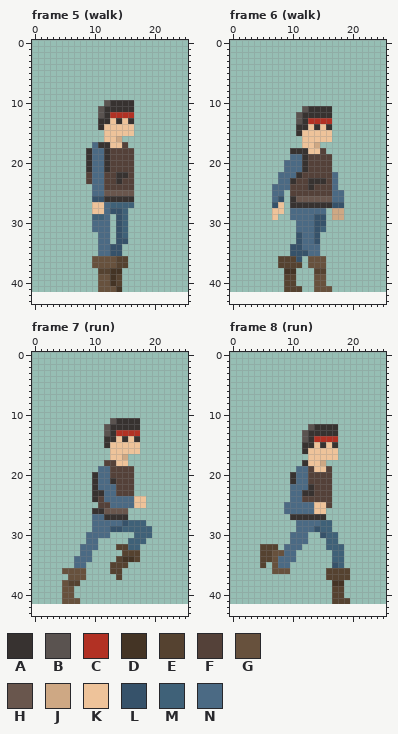
A pixel-art file gets an edit: assets/sprites/pc/male.aseprite. Above, as it was before the edit.
26x42 pixels, 34 frames. Colours within 5 levels of each other are drawn and written as one. Shown: frame 5 (walk), frame 6 (walk), frame 7 (run), frame 8 (run). The old version is drawn lined up with the new one, on the new canvas. The commit also changed other frames, which this record leaves out.
Visible layers, top first: "Head", "Body", "Legs".
Palette (. is transparent): A #373230  B #5a5350  C #b23124  D #443425  E #554230  F #544139  G #67513d  H #69564d  J #cea884  K #eec39a  L #36526a  M #3f6178  N #4b6a84
Pixels before, frame 5 (walk), first column x 9:
10 ...BAAAA
11 ..BAAAAA
12 ..BACCCC
13 ..AAKAKA
14 ..AKKKKK
15 ...KKKKK
16 ...KKJ..
17 .NAAKKF.
18 ANNAFFFF
19 ANNAFFFF
20 ANNAFFFF
21 ANNAFFFF
22 FNNFFAAF
23 FNNFFAFF
24 .NNFFFFF
25 .NNHHHHH
26 .LLAAAAA
27 .KKNMMMM
28 .KKNLLM.
29 .MMN.LM.
30 .NNN.LM.
31 .NNN.LM.
32 ..NN.LM.
33 ..NN.LL.
34 ..NNLL..
35 ..NNLL..
36 .GGGGEE.
37 .GGGGEE.
38 ..EEDD..
39 ..GGDE..
40 ..GGDE..
41 ..GGGD..
Pixels before, frame 6 (walk), first column x 7:
11 .....BAAAA..
12 ....BAAAAA..
13 ....BACCCC..
14 ....AAKAKA..
15 ....AKKKKK..
16 .....KKKKK..
17 .....KKJ....
18 ...AAAKKF...
19 ...NNAFFFF..
20 ..NNNAFFFF..
21 ..NNNAFFFF..
22 .NNNAFFFFFN.
23 .NNAFFAAAFN.
24 NNNFFFAFFFN.
25 NN.FFFFFFFNN
26 NL.AHHHHHHNN
27 LK.AAAAAAALL
28 KK.NNNNNN.JJ
29 K..NNNNLL.JJ
30 ....NNNLL...
31 ....NNNLM...
32 ....LNNL....
33 ....LNNL....
34 ...LLNNN....
35 ...LLLNN....
36 .EEEL.GGG...
37 .EEEE.GGG...
38 ..DD...EE...
39 ..EE...GG...
40 ..EE...GG...
41 ..EEE..GGG..
Pixels before, frame 7 (run), first column x 5:
11 ........BAAAA..
12 .......BAAAAA..
13 .......BACCCC..
14 .......AAKAKA..
15 .......AKKKKK..
16 ........KKKKK..
17 ........KKJ....
18 .......FFKK....
19 ......NNFFFF...
20 .....ANNFFFF...
21 .....ANNAFFF...
22 .....ANNNFFF...
23 .....AANNFFF...
24 .....AFNNNNNKK.
25 ......FFNNNNKK.
26 .....AAHHHH....
27 .....NNAAAA....
28 .....NNNNNLMMM.
29 .....NNNLLMMMMM
30 ....NNNN....MMM
31 ....NN.....MMM.
32 ...NNN...EEMM..
33 ...NN.....EEE..
34 ..NNN....EDDE..
35 ..NN....EEE....
36 GGGG....EE.....
37 .GGG.....E.....
38 GEE............
39 GG.............
40 GG.............
41 GGG............
Pixels before, frame 8 (run), first column x 5:
12 ........BAAAA..
13 .......BAAAAA..
14 .......BACCCC..
15 .......AAKAKA..
16 .......AKKKKK..
17 ........KKKKK..
18 .......AKKJ....
19 ......NNFKKF...
20 .....ANNFFFF...
21 .....ANNFFFF...
22 .....NNNAFFF...
23 .....NNAAFFF...
24 .....NNFFFFF...
25 ....NNNNNKKF...
26 ....NNNNNKK....
27 .....AAAAAA....
28 ......NNNNMM...
29 ......NNNLMM...
30 .....NNN..LMM..
31 .....NNN...MM..
32 EEE.NNN....MMM.
33 EEGGNN......MM.
34 EEGNNN......MM.
35 E.GNN.......LM.
36 ..GGG......EEEE
37 ...........EEEE
38 ............DD.
39 ............EE.
40 ............EE.
41 ............EEE
And afterwards:
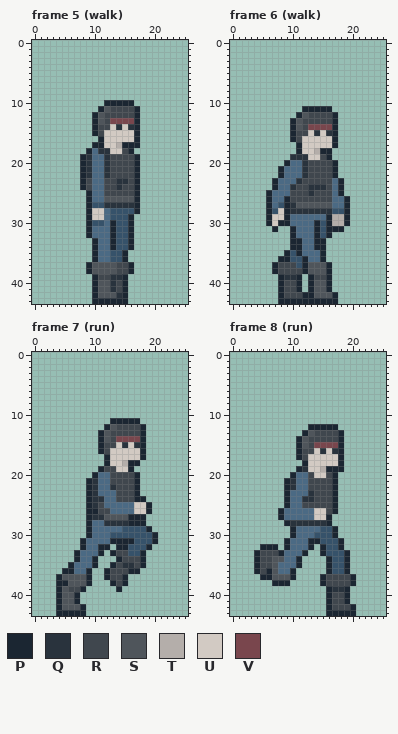
Colours new in this view: P #1b2632  Q #29333d  R #40474e  S #4f555b  T #b4aeaa  U #d2cac3  V #79464d
The exact change:
canvas 26x42 -> 26x44
Changed rows in their new state; - is an unchanged pixel.
Frame 5 (walk):
first column x 8:
10 ----PPPPP-
11 ---PSRRRRP
12 --PSRRRRRP
13 --PSRVVVVP
14 --PRRUQUQP
15 --PRUUUUUP
16 ---PUUUUUP
17 --PPUUTPPP
18 -P-QQUURP-
19 PQ--QRRRRP
20 PQ--QRRRRP
21 PQ--QRRRRP
22 PQ--QRRRRP
23 PR--RRQQRP
24 PR--RRQRRP
25 -P--RRRRRP
26 -PNNSSSSSP
27 -PLLQQQQQP
28 -PUU---LLP
29 -PUU-L-LP-
30 -PLL-P-LP-
31 -P---P-LP-
32 -PN--P-LP-
33 --P--P--P-
34 --P--P-LP-
35 --P----P--
36 --PNNLLP--
37 -PSSSSRRP-
38 -PSSSSRRP-
39 --PRRQQP--
40 --PSSQRP--
41 --PSSQRP--
42 --PSSSQP--
43 --PPPPPP--
Frame 6 (walk):
first column x 6:
11 ------PPPPP---
12 -----PSRRRRP--
13 ----PSRRRRRP--
14 ----PSRVVVVP--
15 ----PRRUQUQP--
16 ----PRUUUUUP--
17 -----PUUUUUP--
18 ----.PUUTPP---
19 ----QQQUURP---
20 ---P--QRRRRP--
21 --P---QRRRRP--
22 --P--NQRRRRP--
23 -P--NQRRRRR-P-
24 -P--QRRQQQR-P-
25 P--NRRRQRRR-P-
26 P-NPRRRRRRR--P
27 PNLPQSSSSSSNNP
28 PLUPQQQQQQQLLP
29 PUUP----NNPTTP
30 PUPPN---P-PTTP
31 -P--P---PLPPP-
32 ----PN--PLP---
33 ----PP--PP----
34 ----PP--PP----
35 ---P-PN--P----
36 --PPL-PNNP----
37 -PRRRLPSSSP---
38 -PRRRRPSSSP---
39 --PQQP-PRRP---
40 --PRRP-PSSP---
41 --PRRP-PSSP---
42 --PRRRPPSSSP--
43 --PPPPPPPPPP--
Frame 7 (run):
first column x 4:
11 ---------PPPPP---
12 --------PSRRRRP--
13 -------PSRRRRRP--
14 -------PSRVVVVP--
15 -------PRRUQUQP--
16 -------PRUUUUUP--
17 --------PUUUUUP--
18 --------PUUTPP---
19 -------PRRUUP----
20 ------P--RRRRP---
21 -----PQ--RRRRP---
22 -----PQ--QRRRP---
23 -----PQN--RRRP---
24 -----PQQ--RRRPP--
25 -----PQRN----UUP-
26 -----PPRRNNNNUUP-
27 -----PQQSSSSPPP--
28 -----P--QQQQPPP--
29 -----P---NNLLLLP-
30 -----P---LLLLLLLP
31 ----P--NNPPPPLLLP
32 ----P--PP-PPLLLP-
33 ---P--NP-PRRLLP--
34 ---P--P---PRRRP--
35 --P--NP--PRQQRP--
36 -PPNNP--PRRRPP---
37 PSSSSP--PRRP-----
38 PPSSSP---PRP-----
39 PSRRP-----P------
40 PSSP-------------
41 PSSP-------------
42 PSSSP------------
43 PPPPP------------
Frame 8 (run):
first column x 4:
12 ---------PPPPP---
13 --------PSRRRRP--
14 -------PSRRRRRP--
15 -------PSRVVVVP--
16 -------PRRUQUQP--
17 -------PRUUUUUP--
18 --------PUUUUUP--
19 -------PQUUTPPP--
20 ------P--RUURP---
21 -----PQ--RRRRP---
22 -----PQ--RRRRP---
23 -----P--NQRRRP---
24 -----P--QQRRRP---
25 -----P--RRRRRP---
26 ----P-----UURP---
27 ----PNNNNNUUP----
28 -----PQQQQQQP----
29 ------P---NLLP---
30 ------P--NL-LP---
31 -----P---PPLLLP--
32 -PPP-P--NP-PLLP--
33 PRRRP--NP--PLLLP-
34 PRRSS--P----PLLP-
35 PRRS--NP----P-LP-
36 PRPSNNP-----PLLP-
37 -PPSSSP----PRRRRP
38 ---PPP-----PRRRRP
39 ------------PQQP-
40 ------------PRRP-
41 ------------PRRP-
42 ------------PRRRP
43 ------------PPPPP
Boxes around the changes in both pictures, in picture pixels (x1, y1, x2, y2):
changed: (80, 100, 140, 304)
changed: (266, 106, 350, 304)
changed: (56, 418, 158, 616)
changed: (254, 424, 356, 616)
